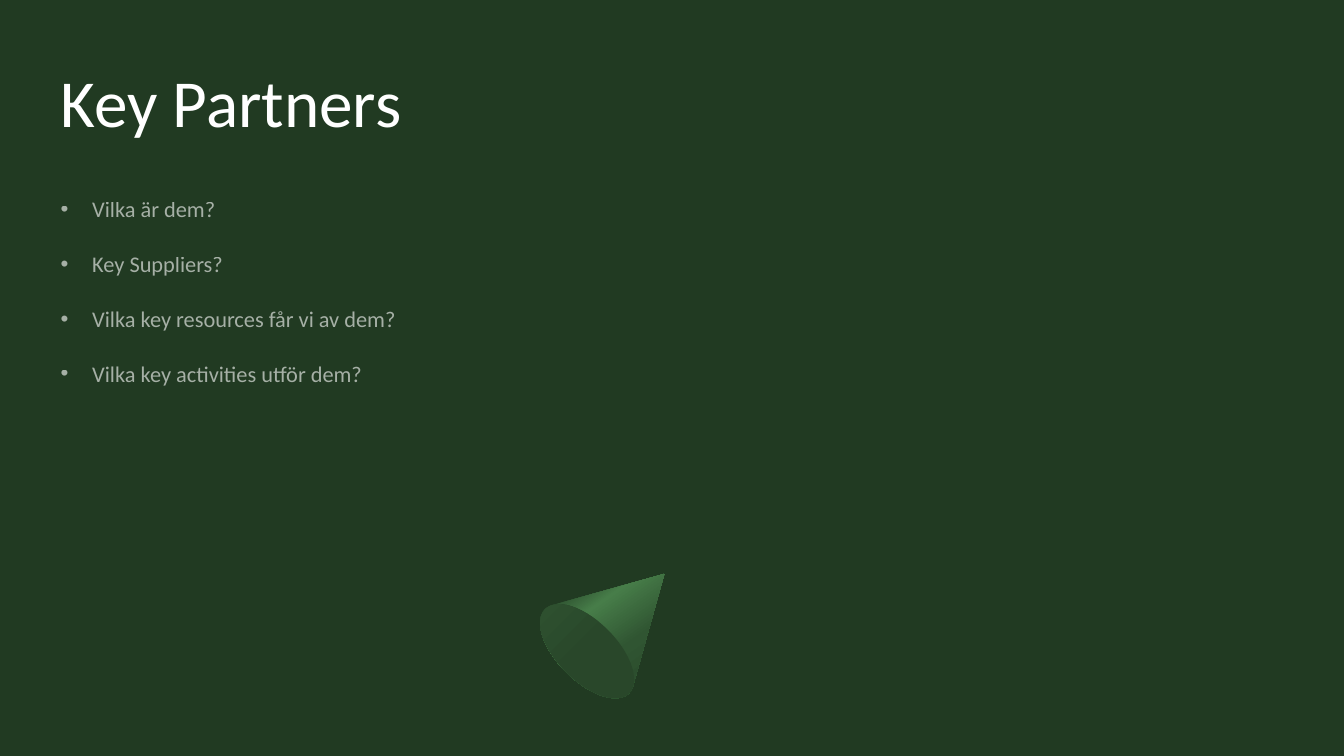
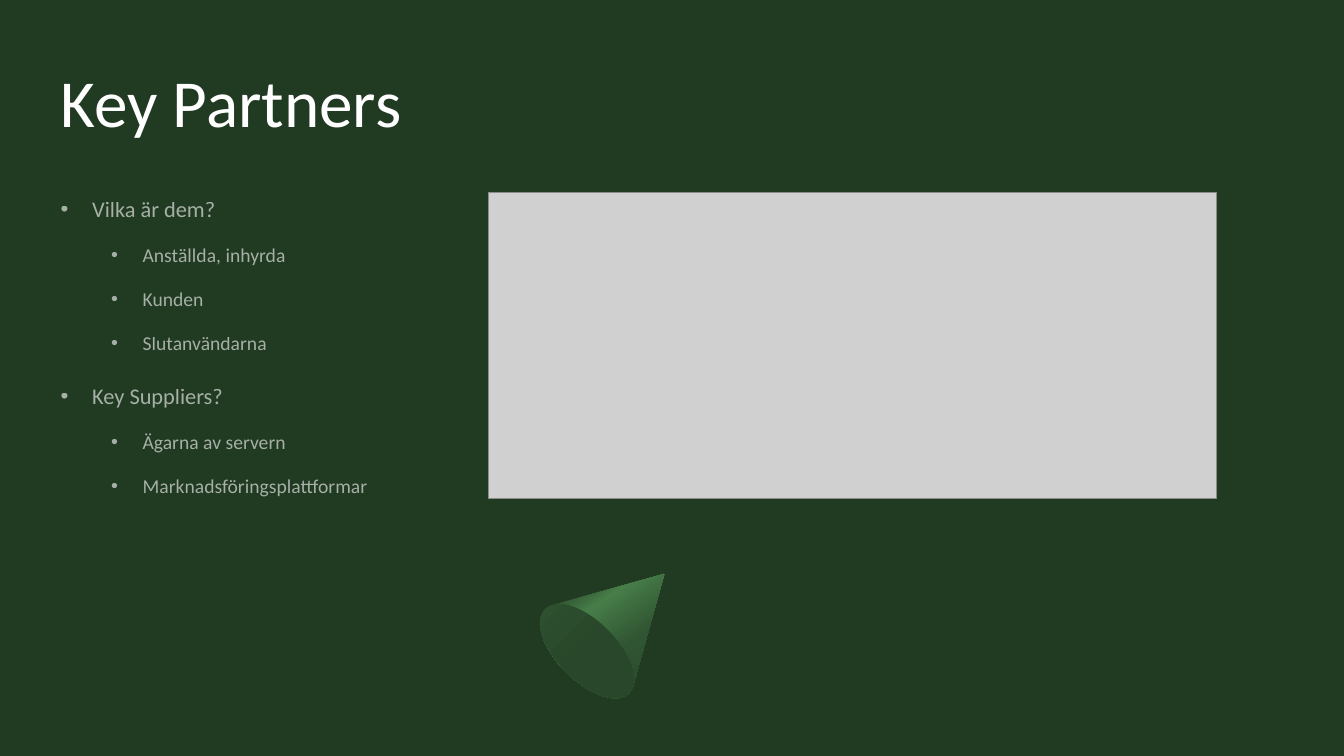
Before and after one commit to Sjofil/HASAB-IDA3, a slide deck: slide 2 of Business Canvas Model/Business canvas model.pptx. Drawn at 1344x756 pixels with LibreOffice and Linux fonts; fonts in the diff are those of the drawing; grey boxes stand for pictures. Boxes give left, top, right and bottom in pixels: in the first picture for what was removed or moved away, otherwise in the second. Text is boxed around its words. In the diff, an @@ line names an element or a change of style, - is before the commit and + after.

```diff
--- a/Business Canvas Model/Business canvas model.pptx
+++ b/Business Canvas Model/Business canvas model.pptx
@@ picture added at bbox=[489, 193, 1217, 498] @@
@@ text at bbox=[143, 248, 286, 350]: paragraphs added @@
+  • Anställda, inhyrda
+  • Kunden
+  • Slutanvändarna
@@ text at bbox=[143, 433, 368, 497]: text changed; size 16 to 14 pt @@
-• Vilka key resources får vi av dem?
-• Vilka key activities utför dem?
+  • Ägarna av servern
+  • Marknadsföringsplattformar
```
Also in this commit, not shown: 8 other slides changed.
